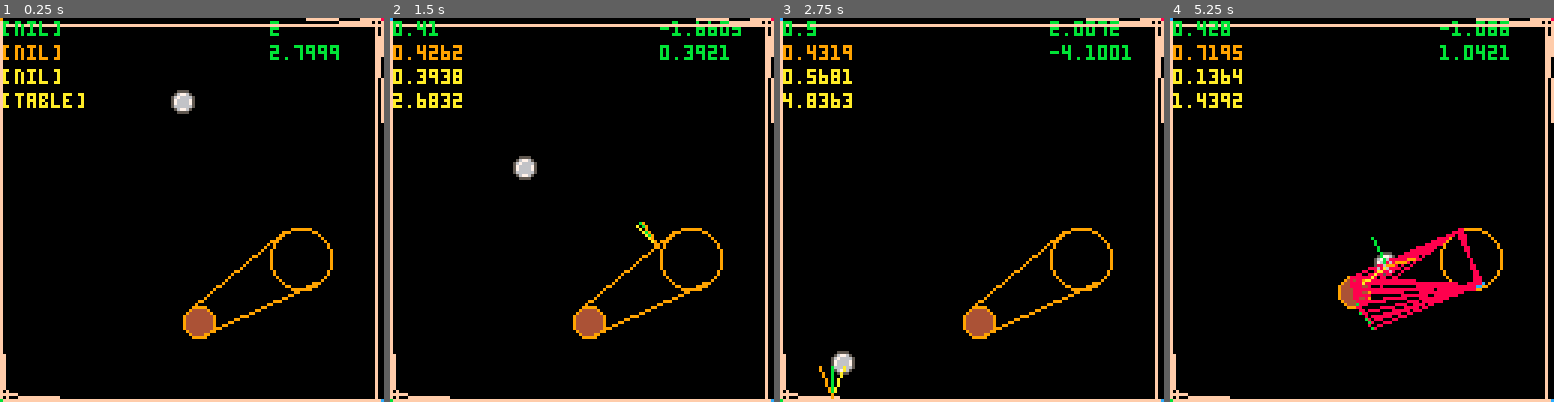
Above: before the commit, frames 1-4 (left to right).
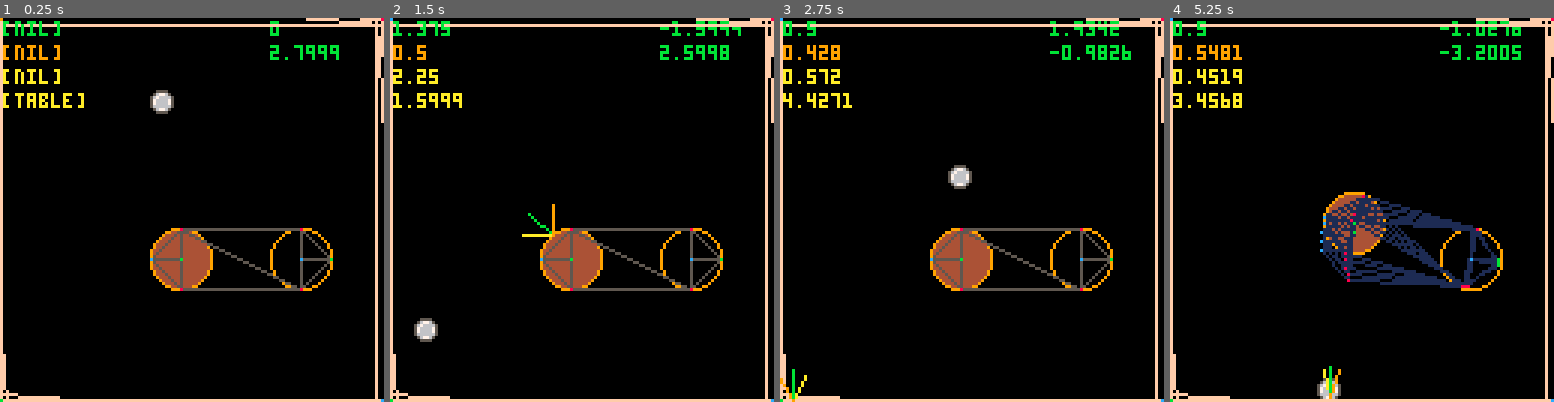
Above: after the commit, the same moments.

Repository: lkingsford/pico8-projects
Game: PICO-8 cartridge pinball1.p8
The game is run twice, just before and just after one commit, with the same random seed, the same clock (stepped at 60 frames per second) and the same inputs.
Inputs:
- Up to frame 1 (0.25 s): no input
- Up to frame 2 (1.5 s): tap X (X key) at 0.33, 1.07 s; tap O (Z key) at 0.7 s
- Up to frame 3 (2.75 s): hold Right 1.6-2.1 s; tap O (Z key) at 1.7, 2.1, 2.5 s; tap X (X key) at 1.85 s; hold Up 2.15-2.42 s; hold Right from 2.47 s (still down)
- Up to frame 4 (5.25 s): tap O (Z key) every 0.4 s from 2.9 to 4.9 s; tap X (X key) at 2.97, 4.08, 5.2 s; release Right at 3.03 s; hold Left 3.08-3.58 s; hold Down 3.63-3.97 s; hold Right 4.02-4.68 s; hold Up 4.73-5.03 s; hold Left from 5.08 s (still down)

The runs differ from the first frame. In frame 1, 4.6% of the frame differs, in the area x 39-87%, y 2-84%; in frame 2, 5.9%; in frame 3, 5.6%; in frame 4, 9.2%, in the area x 1-92%, y 0-100%.

Commit message:
Flipper cap normals

Diff:
--- a/pinball1.p8
+++ b/pinball1.p8
@@ -7,21 +7,21 @@
 	pinballs={}
 
 	local p={}
-	p.x=45
-	p.dx=2
+	p.x=54
+	p.dx=0
 	p.y=10
 	p.r=4
 	p.dy=2
 	add(pinballs, p)
 
 	flippers={}
-	add_flipper(5, 100, 80, 10, 5, 40, .16, .3, 0.045)
+	add_flipper(5, 100, 80, 10, 10, 40, .25, .3, 0.045)
 	--add_flipper(5, 100, 80, 3, 1.5, 16, .16, .3, 0.045)
 	--add_flipper(5, 86, 100, 3, 1.5, 16, .16, .3, 0.045)
 	--add_flipper(4, 42, 100, 3, 1.5, 16, -.16, -.3, 0.045)
 	--add_flipper(4, 28, 80, 3, 1.5, 16, -.16, -.3, 0.045)
 
-	flipper_thud = 0.6
+	flipper_thud = 0.4
 	gravity = 0.1
 	ramp_thud = 1.1
 
@@ -43,6 +43,7 @@
 	f.speed = speed
 	f.button = button
 	f.angle = angle1
+	f.bounce = 2 * sin(speed / 2) * length
 	add(flippers, f)
 end
 
@@ -194,7 +195,12 @@
 	r_ref.x2 = cur_pb.x + sin(reflection) * arrow_length
 	r_ref.y2 = cur_pb.y + cos(reflection) * arrow_length
 	vold = distance(0, 0, cur_pb.dx, cur_pb.dy)
-	v = vold * i.absorb + i.bounce
+	v = vold * i.absorb
+	if not i.ox then
+		v += i.bounce
+	else
+		v += (i.bounce / i.l) * distance(cur_pb.x, cur_pb.y, i.ox, i.oy)
+	end
 	cur_pb.dx = v * sin(reflection)
 	cur_pb.dy = v * cos(reflection)
 	norm_x = sin(normal)
@@ -219,44 +225,102 @@
 	-- (might optimize later)
 	local any_near = false
 	for b in all(pinballs) do
-		any_near = any_near or distance(b.x, b.y, f.x, f.y) < (f.length + 2)
-	end
+		any_near = any_near or distance(b.x, b.y, f.x, f.y) < (f.length + max(f.r1, f.r2))
+	end
+	any_near = true
 	if not any_near then
 		return
 	end
 
 	local theta_steps = 5
-	if old_angle == f.angle then theta_steps = 1 end
+	local bounce = f.bounce
+	if old_angle == f.angle then
+		theta_steps = 1
+		bounce = 0
+	end
 	for ts = 1, theta_steps do
+		-- TODO - this can _surely_ use less tokens
 		local t = old_angle + ((f.angle - old_angle) / theta_steps) * ts
 		local v = {}
 		local sin_t = sin(t)
 		local cos_t = cos(t)
+		local fl_s_t = sin_t * f.length
+		local fl_c_t = cos_t * f.length
 		v.x1 = f.x - f.r1 * cos_t
 		v.y1 = f.y + f.r1 * sin_t
-		v.x2 = f.x + f.length * sin_t - f.r2 * cos_t
-		v.y2 = f.y + f.length * cos_t + f.r2 * sin_t
+		v.x2 = f.x + fl_s_t - f.r2 * cos_t
+		v.y2 = f.y + fl_c_t + f.r2 * sin_t
 		v.x3 = f.x + f.r1 * cos_t
 		v.y3 = f.y - f.r1 * sin_t
-		v.ox = v.x1
-		v.oy = v.x2
+		v.ox = f.x
+		v.oy = f.y
+		v.l = f.length
 		v.normal = t + .25
 		v.absorb = flipper_thud
-		v.bounce = 0
+		v.bounce = bounce
 		add(interactions, v)
 		local l = {}
 		l.x1 = v.x2
 		l.y1 = v.y2
-		l.x2 = f.x + f.length * sin_t + f.r2 * cos_t
-		l.y2 = f.y + f.length * cos_t - f.r2 * sin_t
+		l.x2 = f.x + fl_s_t + f.r2 * cos_t
+		l.y2 = f.y + fl_c_t - f.r2 * sin_t
 		l.x3 = v.x3
 		l.y3 = v.y3
-		l.ox = v.x1
-		l.oy = v.y1
+		l.ox = f.x
+		l.oy = f.y
+		l.l = f.length
 		l.normal = v.normal + .5
 		l.absorb = flipper_thud
-		l.bounce = 0
+		l.bounce = bounce
 		add(interactions, l)
+		local et = {}
+		et.x1 = v.x2
+		et.y1 = v.y2
+		et.x2 = f.x + fl_s_t
+		et.y2 = f.y + fl_c_t
+		et.x3 = f.x + (f.length + f.r2) * sin_t
+		et.y3 = f.y + (f.length + f.r2) * cos_t
+		et.l = f.length
+		et.normal = v.normal + .875
+		et.absorb = flipper_thud
+		et.bounce = bounce
+		add(interactions, et)
+		local eb = {}
+		eb.x1 = l.x2
+		eb.y1 = l.y2
+		eb.x2 = f.x + fl_s_t
+		eb.y2 = f.y + fl_c_t
+		eb.x3 = f.x + (f.length + f.r2) * sin_t
+		eb.y3 = f.y + (f.length + f.r2) * cos_t
+		eb.l = f.length
+		eb.normal = v.normal + .625
+		eb.absorb = flipper_thud
+		eb.bounce = bounce
+		add(interactions, eb)
+		local bt = {}
+		bt.x1 = v.x1
+		bt.y1 = v.y1
+		bt.x2 = f.x - f.r1 * sin_t
+		bt.y2 = f.y - f.r1 * cos_t
+		bt.x3 = f.x
+		bt.y3 = f.y
+		bt.l = f.length
+		bt.normal = v.normal + .125
+		bt.absorb = flipper_thud
+		bt.bounce = bounce
+		add(interactions, bt)
+		local bb = {}
+		bb.x1 = v.x3
+		bb.y1 = v.y3
+		bb.x2 = f.x - f.r1 * sin_t
+		bb.y2 = f.y - f.r1 * cos_t
+		bb.x3 = f.x
+		bb.y3 = f.y
+		bb.l = f.length
+		bb.normal = v.normal + .375
+		bb.absorb = flipper_thud
+		bb.bounce = bounce
+		add(interactions, bb)
 	end
 end
 
